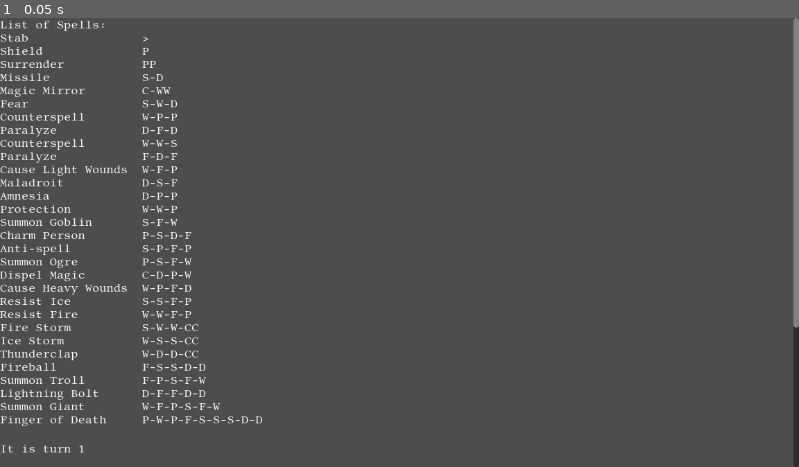
Above: before the commit, frame 1.
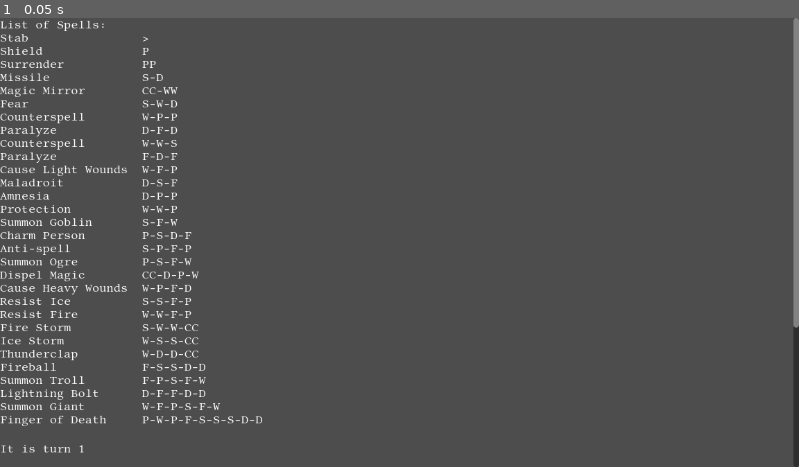
Above: after the commit, the same moment.

Repository: snhumphr/Wizard-Duels
Game: Godot game, scene res://game.tscn
Same seed, same stepped clock (60 frames per second), same inputs: the game is played once before the commit and once after it. This scene is started directly instead of the project's main scene.
Inputs:
- Up to frame 1 (0.05 s): no input

The runs differ from the first frame. In frame 1, less than 0.1% of the frame differs, in the area x 18-25%, y 15-59%.

Commit message:
Makes the spell list list single claps as double claps, for clarity. Also commented out some debug print statements.

Diff:
--- a/Game.gd
+++ b/Game.gd
@@ -62,7 +62,7 @@
 		peers.append(peer)
 	peers.sort()
 	player = peers.find(multiplayer.get_unique_id()) + 1
-	print(peers)
+	#print(peers)
 
 	loadSpells("res://resources/spells", spellArray)
 
@@ -958,19 +958,19 @@
 			renderWizardSection()
 
 func submitOrders(orders):
-	print(orders)
+	#print(orders)
 	self.rpc("receiveOrders", orders)
 	ordersDict[orders.id] = orders
-	print("There are now " + str(ordersDict.size()) + " sets of received orders")
+	#print("There are now " + str(ordersDict.size()) + " sets of received orders")
 	if ordersDict.size() == numPlayers:
 		process_turn()
 
 @rpc("any_peer", "reliable")
 func receiveOrders(orders):
-	print("orders received")
-	print(orders)
+	#print("orders received")
+	#print(orders)
 	ordersDict[orders.id] = orders
-	print("There are now " + str(ordersDict.size()) + " sets of received orders")
+	#print("There are now " + str(ordersDict.size()) + " sets of received orders")
 	if ordersDict.size() == numPlayers:
 		process_turn()
 
--- a/SpellList.gd
+++ b/SpellList.gd
@@ -14,6 +14,12 @@
 		self.add_text(spell.name)
 		for i in range(length-spell.name.length()):
 			self.add_text(" ")
-		self.add_text("-".join(spell.gestures))
+		for i in spell.gestures.size():
+			if spell.gestures[i] == "C":
+				self.add_text("CC")
+			else:
+				self.add_text(spell.gestures[i])
+			if i + 1 < spell.gestures.size():
+				self.add_text("-")
 		self.newline()
 	self.newline()
